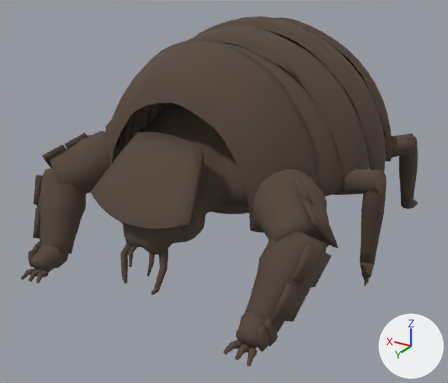
Renders of the glTF model content/art/models/freight_beetle.glb from each side of a commit.
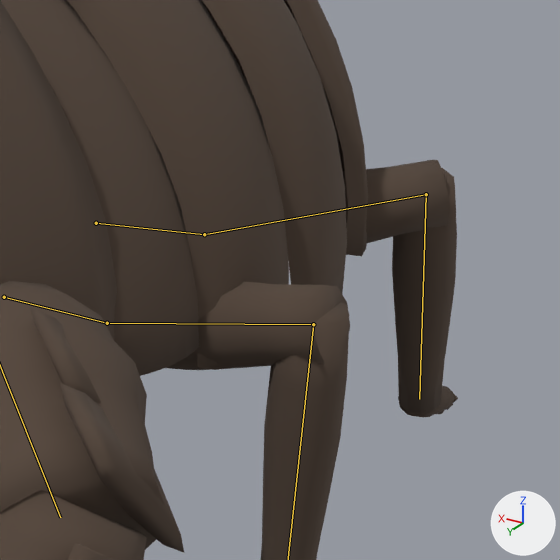
There are two pictures of each version: one whole from a camera (50 mm lens) standing at (-1.96, 3.44, 1.95) and looking at (-0.01, 0.19, 0.33), one close up on the part from 63% to 100% of the width and 23% to 65% of the height. Every picture has the same lights, and +X, +Y and +Z are marked at lower right. The last two pictures show the newer version. Both versions are drawn at frame 48 of the action 'idle'; the numbers are the values there. The bones that change, and the others that lie on the model, are drawn over the model as lines in the close-ups.

The first close-up shows 'legs', 'shell'.
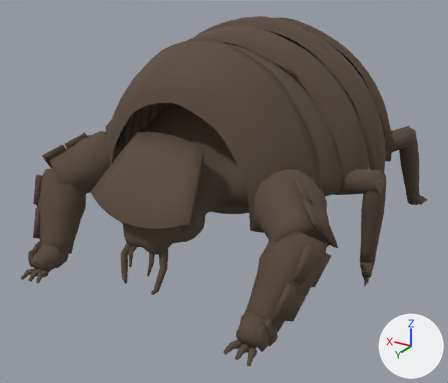
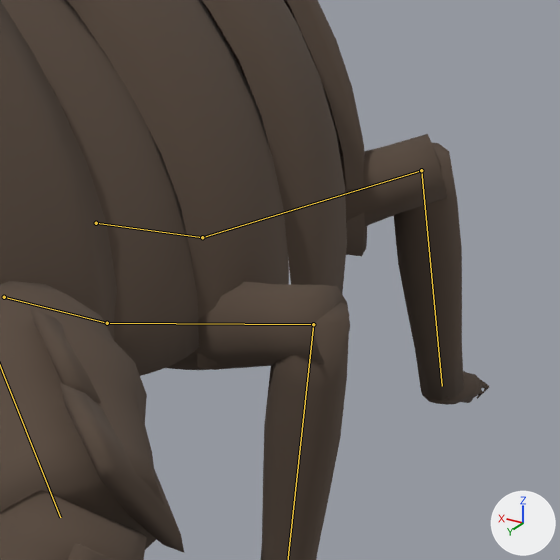
What differs and where, as boxes (x1, y1, x2, y2) in the close-ups (560 x 560 px):
```json
{"object": "legs", "change": "posed", "before": [0, 160, 458, 560], "after": [0, 134, 489, 560]}
{"bone": "hind_l_01", "before": "(96, 223) to (204, 234)", "after": "(96, 223) to (202, 237)"}
{"bone": "hind_l_02", "before": "(204, 234) to (426, 194)", "after": "(202, 237) to (421, 170)"}
{"bone": "hind_l_03", "before": "(426, 194) to (419, 399)", "after": "(421, 170) to (442, 386)"}
```

Scene script edits in JSON lines:
```json
{"block": "bone_hind_l_01", "where": "bone_hind_l_01 = bpy.data.objects['SK_Beetle'].pose.bones['hind_l_01']  # child of 'abdomen'"}
{"op": "set", "path": "bone_hind_l_01.rotation_quaternion", "old": "(1.0, 0.0, 0.0, 0.0)", "new": "(0.999, 0.0, 0.0, -0.044)", "note": "degrees (0, 0, 0) -> degrees (0, 0, -5)"}
{"block": "bone_hind_l_02", "where": "bone_hind_l_02 = bpy.data.objects['SK_Beetle'].pose.bones['hind_l_02']  # child of 'hind_l_01'"}
{"op": "set", "path": "bone_hind_l_02.rotation_quaternion", "old": "(0.999, -0.029, 0.016, 0.009)", "new": "(0.999, 0.044, -0.024, -0.014)", "note": "degrees (-3, 2, 1) -> degrees (5, -3, -2)"}
{"block": "bone_hind_l_03", "where": "bone_hind_l_03 = bpy.data.objects['SK_Beetle'].pose.bones['hind_l_03']  # child of 'hind_l_02'"}
{"op": "set", "path": "bone_hind_l_03.rotation_quaternion", "old": "(0.999, -0.003, 0.014, -0.032)", "new": "(0.996, -0.009, 0.035, -0.079)", "note": "degrees (0, 2, -4) -> degrees (-1, 4, -9)"}
```
